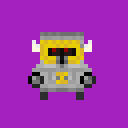
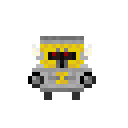
Revision of a layered 128px x 128px image; what changed, layer by layer:
removed layer "Cuernos" over [32, 40, 92, 52]
added group "Frame1" with 6 layers over [28, 36, 96, 100]
added layer "CABEZA" in group "Frame1" over [32, 36, 92, 68]
moved "Brazo derecho" into group "Frame1", painted on it over [28, 56, 88, 92]
moved "Brazo izquierdo" into group "Frame1", painted on it over [32, 64, 96, 88]
removed layer "Capa 2" over [40, 32, 84, 100]
removed layer "Capa 1" over [0, 0, 128, 128]
added layer "Cuerpo" in group "Frame1" over [40, 64, 84, 92]
added layer "Pies" in group "Frame1" over [48, 92, 52, 100]
added layer "el otro pie" in group "Frame1" over [72, 92, 76, 100]
